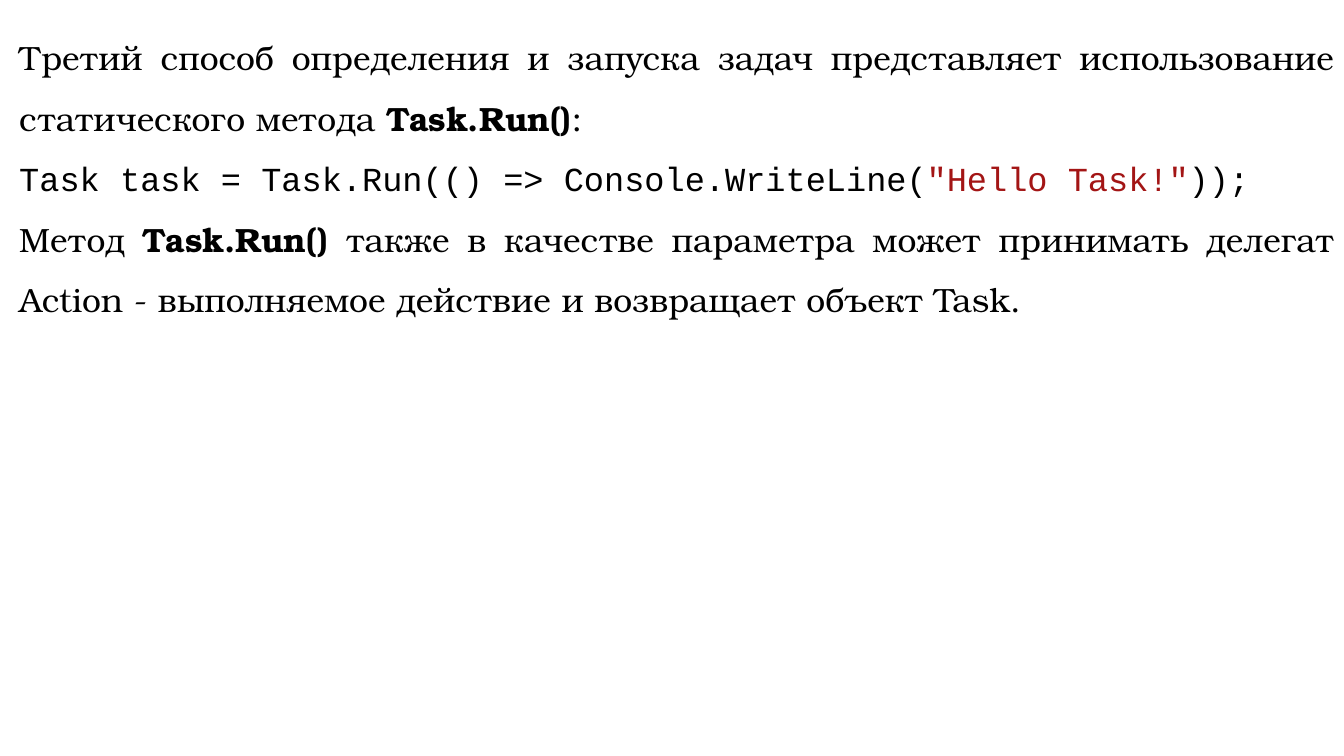
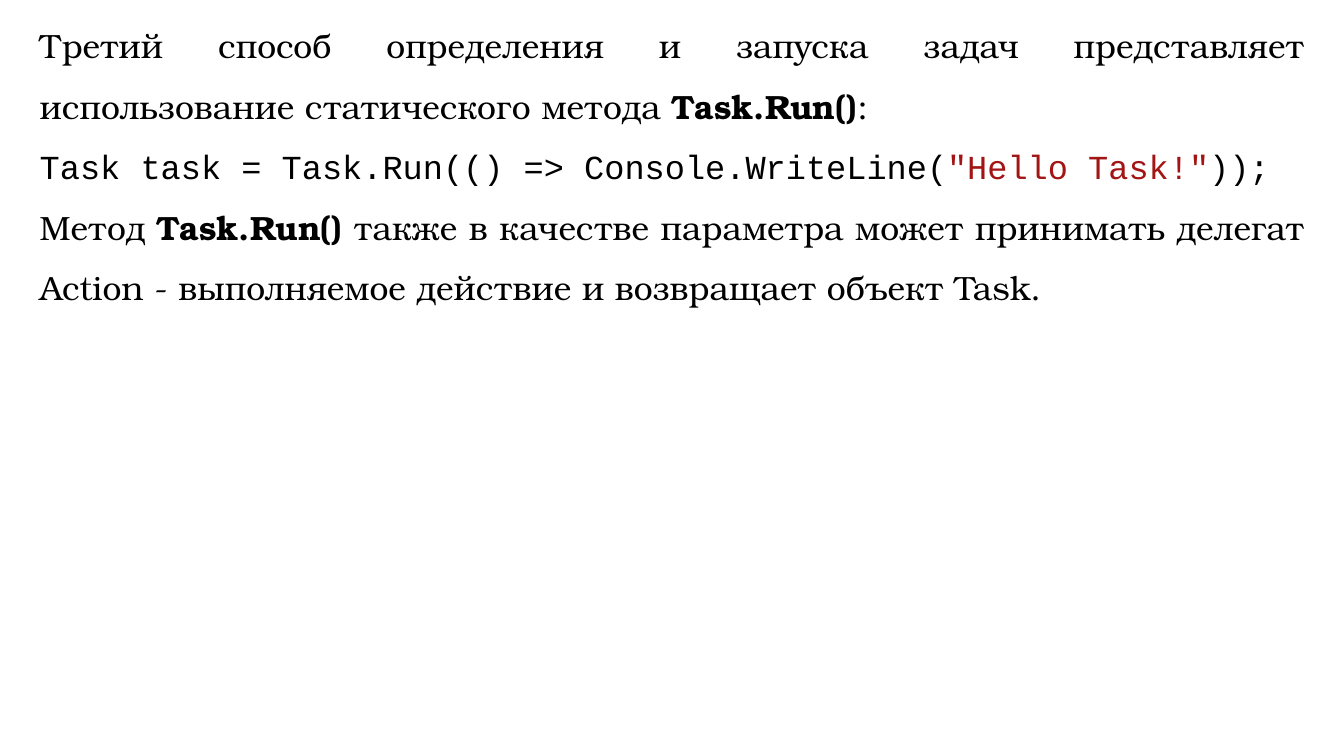
Before and after one commit to DaniilKlyukin/OOP-4, a slide deck: slide 8 of Лекции/ООП 1 лек 5.pptx (slide 4 before the commit). Drawn at 1344x756 pixels with LibreOffice and Linux fonts; fonts in the diff are those of the drawing. Boxes give left, top, right and bottom in pixels: in the first picture for what was removed or moved away, otherwise in the second. Text is boxed around its words. In the diff, an @@ line names an element or a change of style, - is before the commit and + after.

```diff
--- a/Лекции/ООП 1 лек 5.pptx
+++ b/Лекции/ООП 1 лек 5.pptx
@@ text "Третий способ определения и запуска ..." rewrapped from (x1=19, y1=45, x2=1334, y2=320) to (x1=40, y1=33, x2=1304, y2=308) @@
```
Also in this commit, not shown: 21 other slides changed, 6 slides added, 3 other files.
